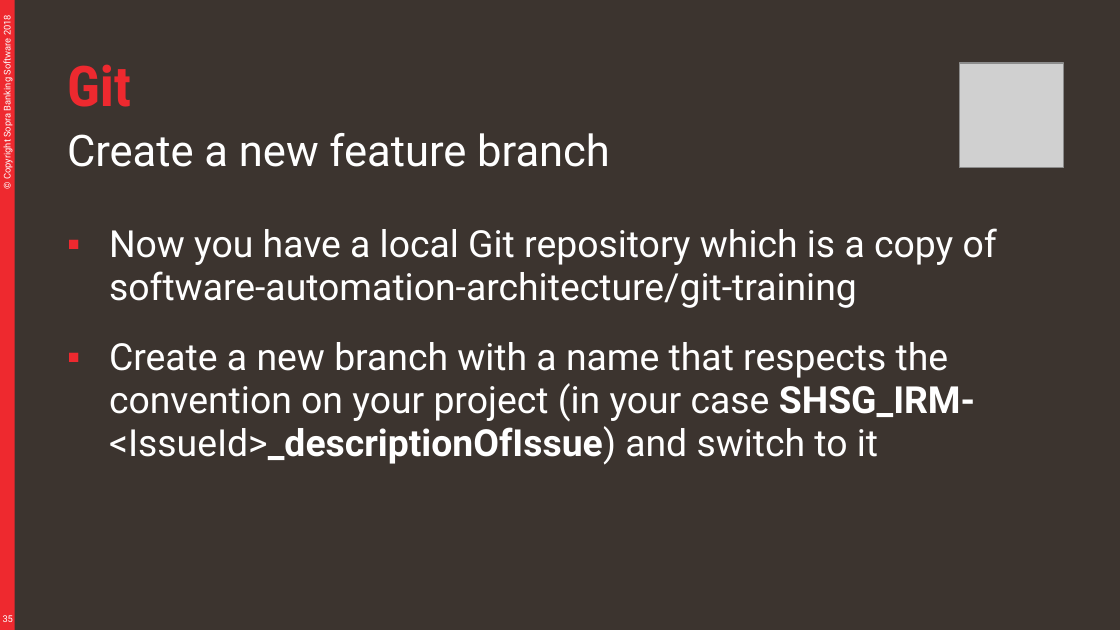
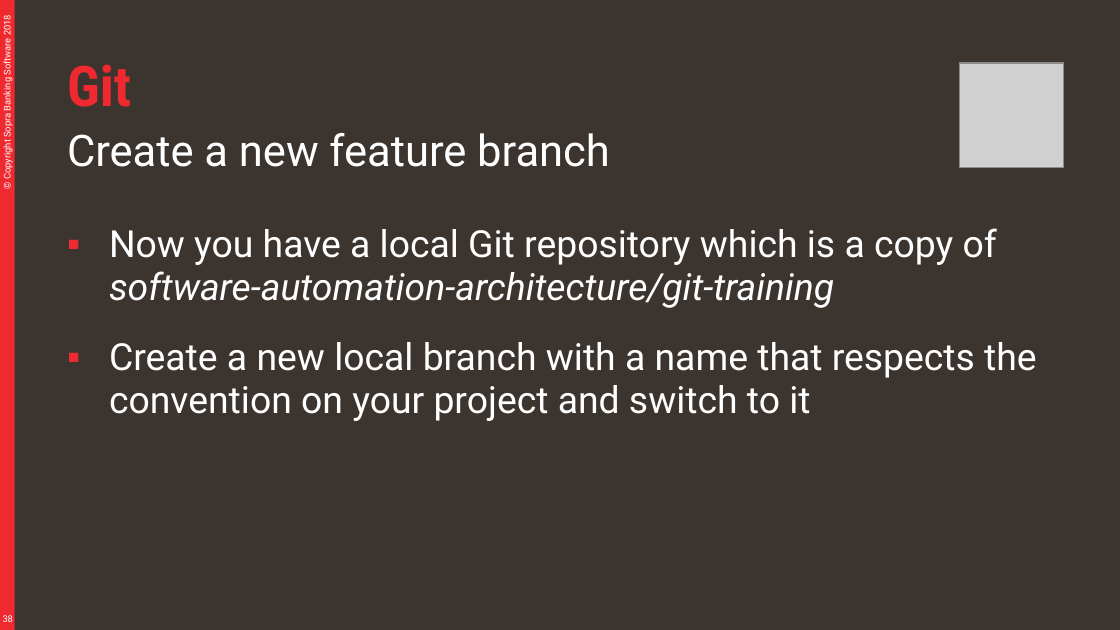
Before and after one commit to divesh979/murari, a slide deck: slide 38 of material/Git.pptx (slide 35 before the commit). Drawn at 1120x630 pixels with LibreOffice and Linux fonts; fonts in the diff are those of the drawing; grey boxes stand for pictures. Boxes give left, top, right and bottom in pixels: in the first picture for what was removed or moved away, otherwise in the second. Text is boxed around its words. In the diff, an @@ line names an element or a change of style, - is before the commit and + after.

```diff
--- a/material/Git.pptx
+++ b/material/Git.pptx
@@ text at [109,228,997,308]: italic on in "software-automation-architecture/git-training" @@
@@ text at [109,342,1037,421]: text changed @@
-▪ Create a new branch with a name that respects the convention on your project (in your case SHSG_IRM-<IssueId>_descriptionOfIssue) and switch to it
+▪ Create a new local branch with a name that respects the convention on your project and switch to it
@@ page number at [3,615,13,622]: text changed @@
-35
+38
```
Also in this commit, not shown: 17 other slides changed, 3 slides added, 2 other files.
